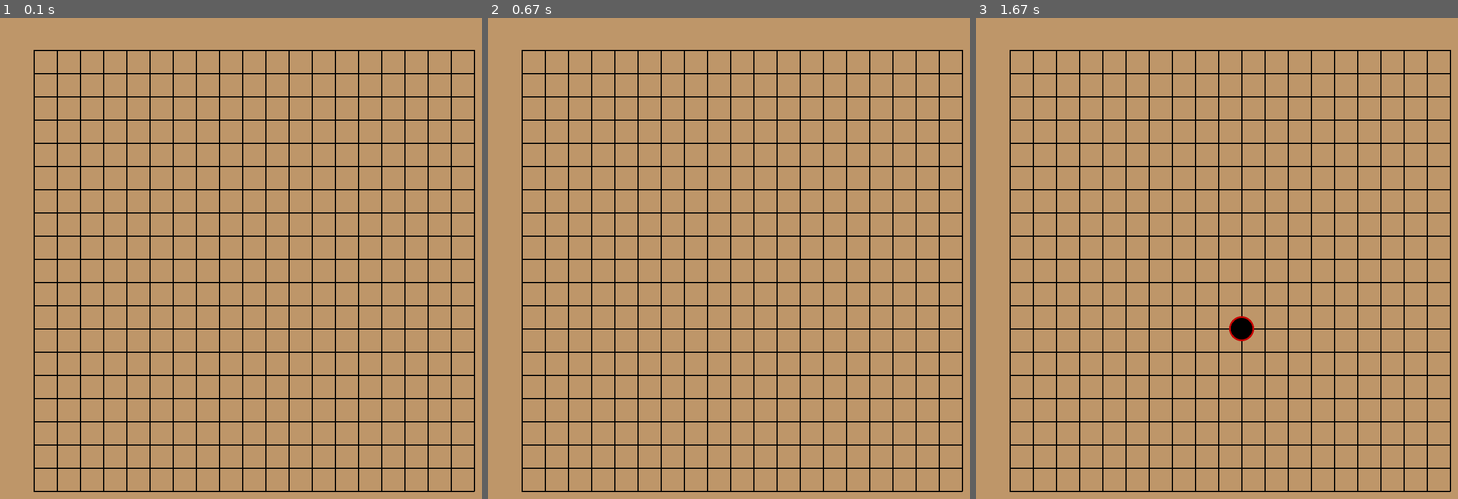
Above: before the commit, frames 1-3 (left to right).
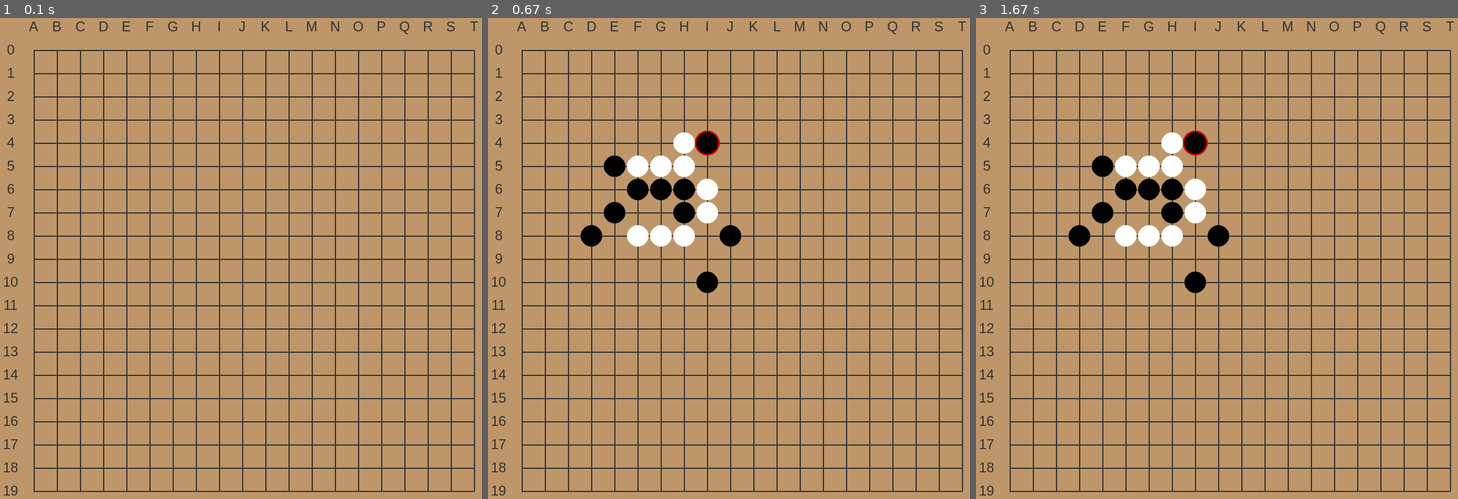
Above: after the commit, the same moments.

Repository: Niria/gomoku
Game: pygame game, started from src/index.py
Same seed, same stepped clock (60 frames per second), same inputs: the game is played once before the commit and once after it.
Inputs (mouse positions are in pixels of both pictures, inside the frame that each line leads up to):
- Up to frame 1 (0.1 s): no input
- Up to frame 2 (0.67 s): tap 1 at 0.33 s
- Up to frame 3 (1.67 s): click (1250, 330) at 1.28 s

The runs differ from the first frame. In frame 1, 9.3% of the frame differs, in the area x 0-100%, y 0-100%; in frame 2, 12%; in frame 3, 12%.

Commit message:
Add features for demo, add ai vs ai mode
Stored game states can now be loaded. Added AI vs AI mode for longer game demos.

Diff:
--- a/src/gomoku.py
+++ b/src/gomoku.py
@@ -2,6 +2,7 @@
 from gomoku_ai import GomokuAI
 from pygame_ui import PygameUI
 
+from stored_gamestates import GAME_STATES
 
 class Gomoku:
     def __init__(self, size: int=20, player_starts: bool=True):
@@ -29,16 +30,32 @@
             game_over = False
             self.ui.display_board(self.gameboard)
 
+            ai_match = False
+
             while not game_over:
-                if self.players_turn:
-                    col, row = self.ui.get_player_move(self.gameboard)
+                if self.players_turn and not ai_match:
+                    move = self.ui.get_player_move(self.gameboard)
+                    if isinstance(move, str):
+                        if move == "reset":
+                            self._reset()
+                            game_over = True
+                            continue
+                        elif move == "AI_match":
+                            ai_match = True
+                        elif move.startswith("game_"):
+                            key = move.split("_")[1]
+                            self.load_game(key)
+                        continue
+
+                    col, row = move
                     self.gameboard.move(col, row, Marker.PLAYER)
 
                 else:
                     board_copy = self.gameboard.clone_board()
                     candidates_copy = self.candidates.copy()
-                    col, row = self.ui.get_ai_move(board_copy, self.ai, candidates_copy)
-                    self.gameboard.move(col, row, Marker.AI)
+                    curr_marker = Marker.PLAYER if self.players_turn else Marker.AI
+                    col, row = self.ui.get_ai_move(board_copy, self.ai, candidates_copy, curr_marker)
+                    self.gameboard.move(col, row, curr_marker)
 
                 if self.gameboard.win_state():
                     winner = Marker.PLAYER if self.players_turn else Marker.AI
@@ -63,3 +80,23 @@
                     print(self.gameboard)
                 self.players_turn = not self.players_turn
                 print(f"history: {self.gameboard.move_history}")
+
+    def load_game(self, state_key: str) -> None:
+        """
+        Loads a game state from stored_gamestates.py.
+        :param state_key:
+        :return:
+        """
+        if state_key not in GAME_STATES:
+            return
+
+        self._reset()
+        moves = GAME_STATES[state_key]["moves"]
+
+        print(moves[0])
+        for col, row, marker in moves:
+            self.gameboard.move(col, row, marker)
+            self.gameboard.update_candidates(self.candidates, col, row)
+
+        self.players_turn = GAME_STATES[state_key]["turn"] == Marker.PLAYER
+        self.ui.display_board(self.gameboard)
--- a/src/gomoku_ai.py
+++ b/src/gomoku_ai.py
@@ -15,7 +15,7 @@
         self.best_move_before_timeout = None
         self.history_table = {}
 
-    def find_ai_move(self, gameboard: GameBoard, candidates: set[Move],
+    def find_ai_move(self, gameboard: GameBoard, candidates: set[Move], marker: Marker,
                      turn_time_limit=10.0) -> Move:
         """
         Initiates the minimax with alpha-beta pruning
@@ -33,23 +33,32 @@
         self.history_table = {}
 
         if not candidates_copy:
-            return 9, 9
+            center = gameboard.size // 2
+            return center, center
+
+        maximizing = marker == Marker.AI
 
         for depth in range (1,50):
             try:
                 GomokuAI.minimax.calls = 0
                 self.best_move_before_timeout = None
 
-                value, move = self.minimax(gameboard, alpha, beta, True, candidates_copy,
+                value, move = self.minimax(gameboard, alpha, beta, maximizing, candidates_copy,
                                            0, depth, start_time, turn_time_limit,
                                            depth)
 
                 best_move = move
                 print(f"Depth: {depth} done, best move: {best_move}, minimax calls: {GomokuAI.minimax.calls}")
 
-                if value >= gameboard.OPEN_FOUR * 0.8:
-                    print(f"Open four found, value: {value} move: {best_move}")
-                    break
+                value_threshold = gameboard.OPEN_FOUR * 0.8
+                if maximizing:
+                    if value >= value_threshold:
+                        print(f"Open four found, value: {value} move: {best_move}")
+                        break
+                else:
+                    if value <= -value_threshold:
+                        print(f"Open four found, value: {value} move: {best_move}")
+                        break
 
             except Timeout:
                 if self.best_move_before_timeout:
--- a/src/pygame_ui.py
+++ b/src/pygame_ui.py
@@ -10,6 +10,9 @@
 class PygameUI:
     COLOR_WHITE = (255, 255, 255)
     COLOR_BLACK = (0, 0, 0)
+    COLOR_RECENT_PLAY = (200, 0, 0)
+    GRID_COLOR = (50, 50, 50)
+    LABEL_COLOR = (50, 50, 50)
 
     def __init__(self, size=20):
         pygame.init()
@@ -37,19 +40,38 @@
         """
         self.display.fill(self.background_colour)
         self._draw_grid()
+        self._draw_labels()
         self._draw_markers(gameboard)
 
 
     def _draw_grid(self) -> None:
         """
         Draws the gridlines.
-        :return:
         """
         for i in range(self.board_size):
             pos = i * self.grid_width
             offset = self.grid_width // 2 + self.board_padding
-            pygame.draw.line(self.display, (0,0,0), (offset, pos+offset), (self.display_width-offset, pos+offset), 2)
-            pygame.draw.line(self.display, (0,0,0), (pos+offset, offset), (pos+offset, self.display_height-offset), 2)
+            pygame.draw.line(self.display, self.GRID_COLOR, (offset, pos+offset),
+                             (self.display_width-offset, pos+offset), 2)
+            pygame.draw.line(self.display, self.GRID_COLOR, (pos+offset, offset),
+                             (pos+offset, self.display_height-offset), 2)
+
+    def _draw_labels(self) -> None:
+        """
+        Draws the row and column label numbers/letters.
+        """
+        for i in range(self.board_size):
+            pos = i * self.grid_width + self.grid_width // 2 + self.board_padding
+
+            col_char = chr(ord("A") + i)
+            label_text = self.font.render(col_char, True, self.LABEL_COLOR)
+            label_rect = label_text.get_rect(center=(pos, self.board_padding // 2))
+            self.display.blit(label_text, label_rect)
+
+            row_char = str(i)
+            label_text = self.font.render(row_char, True, self.LABEL_COLOR)
+            label_rect = label_text.get_rect(center=(self.board_padding // 2, pos))
+            self.display.blit(label_text, label_rect)
 
     def _draw_markers(self, gameboard: GameBoard) -> None:
         """
@@ -65,10 +87,9 @@
                     y = row * self.grid_width + self.grid_width // 2 + self.board_padding
 
                     if (col, row) == gameboard.move_history[-1]:
-                        gfxdraw.aacircle(self.display, x, y, self.marker_size//2+3, (200, 0, 0))
-                        gfxdraw.filled_circle(self.display, x, y, self.marker_size//2+3, (200, 0, 0))
-
-                    # color = self.COLORS[marker]
+                        gfxdraw.aacircle(self.display, x, y, self.marker_size//2+3, self.COLOR_RECENT_PLAY)
+                        gfxdraw.filled_circle(self.display, x, y, self.marker_size//2+3, self.COLOR_RECENT_PLAY)
+
                     color = self.marker_colours[marker]
                     gfxdraw.aacircle(self.display, x, y, self.marker_size//2, color)
                     gfxdraw.filled_circle(self.display, x, y, self.marker_size//2, color)
@@ -83,7 +104,7 @@
         self._draw_board(gameboard)
         pygame.display.flip()
 
-    def get_player_move(self, gameboard: GameBoard) -> Move:
+    def get_player_move(self, gameboard: GameBoard) -> Move | str:
         """
         Gets the player's next move. Returns the move the player clicks a valid empty space on the board.
         :param gameboard: Instance of GameBoard
@@ -96,6 +117,34 @@
                     pygame.quit()
                     sys.exit(0)
 
+                if event.type == pygame.KEYDOWN:
+                    if event.key == pygame.K_r:
+                        return "reset"
+                    if event.key == pygame.K_v:
+                        return "AI_match"
+                    if event.key == pygame.K_1:
+                        return "game_1"
+                    if event.key == pygame.K_2:
+                        return "game_2"
+                    if event.key == pygame.K_3:
+                        return "game_3"
+                    if event.key == pygame.K_4:
+                        return "game_4"
+                    if event.key == pygame.K_5:
+                        return "game_5"
+                    if event.key == pygame.K_6:
+                        return "game_6"
+                    if event.key == pygame.K_7:
+                        return "game_7"
+                    if event.key == pygame.K_8:
+                        return "game_8"
+                    if event.key == pygame.K_9:
+                        return "game_9"
+                    if event.key == pygame.K_0:
+                        return "game_0"
+                    if event.key == pygame.K_PLUS:
+                        return "game_+"
+
                 if event.type == pygame.MOUSEBUTTONDOWN and event.button == 1:
                     x, y = pygame.mouse.get_pos()
                     col = (x - self.board_padding) // self.grid_width
@@ -106,7 +155,8 @@
                     else:
                         print(f"Invalid move! {col}, {row}")
 
-    def get_ai_move(self, gameboard: GameBoard, ai: GomokuAI, candidates: set[Move]) -> Move:
+    def get_ai_move(self, gameboard: GameBoard, ai: GomokuAI, candidates: set[Move],
+                    marker: Marker) -> Move:
         """
         Gets the AI's next move. Starts a new thread for running the AI to
         prevent pygame from freezing.
@@ -116,7 +166,8 @@
         :return: AI's next move
         """
         ai_move = []
-        thread = threading.Thread(target=self._ai_thread, args=(gameboard, ai, candidates, ai_move))
+        thread = threading.Thread(target=self._ai_thread, args=(gameboard, ai, candidates,
+                                                                ai_move, marker))
         thread.daemon = True
         thread.start()
 
@@ -126,7 +177,8 @@
 
         return ai_move[0]
 
-    def _ai_thread(self, gameboard: GameBoard, ai: GomokuAI, candidates: set[Move], move: list[Move]) -> None:
+    def _ai_thread(self, gameboard: GameBoard, ai: GomokuAI, candidates: set[Move],
+                   move: list[Move], marker: Marker) -> None:
         """
         Helper method for running find_ai_move in a thread.
         :param gameboard: Instance of GameBoard
@@ -134,7 +186,7 @@
         :param candidates: Set of candidate moves
         :param move: Mutable list for storing the result
         """
-        move.append(ai.find_ai_move(gameboard, candidates))
+        move.append(ai.find_ai_move(gameboard, candidates, marker))
 
     def show_winner(self, gameboard: GameBoard, winner: Marker) -> Optional[bool]:
         """
@@ -145,9 +197,11 @@
         """
         self.display_board(gameboard)
         restart_st = " Press R to restart, Q to quit"
-        player_st = "Player won!" if winner == Marker.PLAYER else "AI won!"
+        player_st = "Black won!" if winner == Marker.PLAYER else "White won!"
         game_over_text = self.font.render(player_st+restart_st, True, (0,0,0))
-        self.display.blit(game_over_text, (self.board_padding, self.board_padding//2))
+        game_over_rect = game_over_text.get_rect(center=(self.display_width // 2,
+                                                         self.display_height - self.board_padding // 2))
+        self.display.blit(game_over_text, game_over_rect)
         pygame.display.flip()
 
         while True:
--- /dev/null
+++ b/src/stored_gamestates.py
@@ -0,0 +1,121 @@
+from game_board import Marker
+
+GAME_STATES = {
+    "1": {
+        "name": "AI wins in 5 turns",
+        "moves": [
+            (7, 4, Marker.AI), (5, 5, Marker.AI), (6, 5, Marker.AI),
+            (7, 5, Marker.AI), (8, 6, Marker.AI), (8, 7, Marker.AI),
+            (5, 8, Marker.AI), (6, 8, Marker.AI), (7, 8, Marker.AI),
+            (9, 8, Marker.PLAYER), (4, 5, Marker.PLAYER), (5, 6, Marker.PLAYER),
+            (6, 6, Marker.PLAYER), (7, 6, Marker.PLAYER), (4, 7, Marker.PLAYER),
+            (8, 10, Marker.PLAYER), (7, 7, Marker.PLAYER), (3, 8, Marker.PLAYER),
+            (8, 4, Marker.PLAYER)
+        ],
+        "turn": Marker.AI
+    },
+    "2": {
+        "name": "Double open three",
+        "moves": [
+            (10, 8, Marker.AI), (10, 9, Marker.AI),
+            (8, 10, Marker.AI), (9, 10, Marker.AI),
+            (5, 5, Marker.PLAYER), (5, 6, Marker.PLAYER), (15, 15, Marker.PLAYER)
+        ],
+        "turn": Marker.AI
+    },
+    "3": {
+        "name": "Ignore Threat and go for win",
+        "moves": [
+            (4, 4, Marker.PLAYER), (5, 5, Marker.PLAYER), (6, 6, Marker.PLAYER),
+
+            (10, 10, Marker.AI), (11, 10, Marker.AI), (12, 10, Marker.AI),
+            (9, 10, Marker.PLAYER)
+        ],
+        "turn": Marker.AI
+    },
+    "4": {
+        "name": "Forced Block",
+        "moves": [
+            (5, 5, Marker.PLAYER), (6, 5, Marker.PLAYER), (7, 5, Marker.PLAYER),
+            (8, 5, Marker.PLAYER),
+            (4, 5, Marker.AI)
+        ],
+        "turn": Marker.AI
+    },
+    "5": {
+        "name": "AI expands open three aggressively over blocking player",
+        "moves": [
+            (2, 2, Marker.AI), (3, 2, Marker.AI),
+            (10, 8, Marker.PLAYER), (10, 9, Marker.PLAYER),
+            (8, 10, Marker.PLAYER), (9, 10, Marker.PLAYER)
+      ],
+        "turn": Marker.AI
+    },
+    "6": {
+        "name": "AI blocks left side not right",
+        "moves": [
+            (6, 6, Marker.PLAYER), (7, 6, Marker.PLAYER), (8, 6, Marker.PLAYER),
+            (5, 5, Marker.PLAYER), (5, 7, Marker.PLAYER),
+            (15, 15, Marker.AI)
+        ],
+        "turn": Marker.AI
+    },
+    "7": {
+        "name": "Difficult to defend against AI",
+        "moves": [
+            (5, 5, Marker.AI), (7, 5, Marker.AI), (8, 6, Marker.AI),
+            (6, 6, Marker.AI),
+
+            (6, 5, Marker.PLAYER), (9, 7, Marker.PLAYER),
+            (8, 8, Marker.PLAYER), (7, 6, Marker.PLAYER)
+        ],
+        "turn": Marker.AI
+    },
+    "8": {
+        "name": "Late game win 1",
+        "moves": [(9, 9, Marker.PLAYER), (8, 8, Marker.AI), (8, 10, Marker.PLAYER),
+                  (10, 8, Marker.AI), (7, 9, Marker.PLAYER), (9, 8, Marker.AI),
+                  (7, 8, Marker.PLAYER), (11, 8, Marker.AI), (12, 8, Marker.PLAYER),
+                  (10, 9, Marker.AI), (10, 10, Marker.PLAYER), (11, 10, Marker.AI),
+                  (12, 11, Marker.PLAYER), (11, 9, Marker.AI), (11, 11, Marker.PLAYER),
+                  (12, 7, Marker.AI), (12, 12, Marker.PLAYER), (13, 13, Marker.AI),
+                  (12, 10, Marker.PLAYER), (12, 9, Marker.AI), (12, 13, Marker.PLAYER),
+                  (12, 14, Marker.AI), (9, 10, Marker.PLAYER)],
+        "turn": Marker.AI
+    },
+    "9": {
+        "name": "Late game win 2",
+        "moves": [(9, 9, Marker.PLAYER), (8, 8, Marker.AI), (8, 10, Marker.PLAYER),
+                  (10, 8, Marker.AI), (7, 9, Marker.PLAYER), (9, 8, Marker.AI),
+                  (7, 8, Marker.PLAYER), (11, 8, Marker.AI), (12, 8, Marker.PLAYER),
+                  (10, 9, Marker.AI), (10, 10, Marker.PLAYER), (11, 10, Marker.AI),
+                  (12, 11, Marker.PLAYER), (11, 9, Marker.AI), (11, 11, Marker.PLAYER),
+                  (12, 7, Marker.AI), (12, 12, Marker.PLAYER), (13, 13, Marker.AI),
+                  (12, 10, Marker.PLAYER), (12, 9, Marker.AI), (12, 13, Marker.PLAYER),
+                  (12, 14, Marker.AI), (9, 10, Marker.PLAYER), (11, 6, Marker.AI),
+                  (11, 7, Marker.PLAYER), (14, 9, Marker.AI)],
+        "turn": Marker.PLAYER
+    },
+    "0": {
+        "name": "Late game black AI win 1",
+        "moves": [(10, 10, Marker.PLAYER), (9, 11, Marker.AI), (8, 10, Marker.PLAYER),
+                  (9, 10, Marker.AI), (9, 9, Marker.PLAYER), (11, 11, Marker.AI),
+                  (8, 9, Marker.PLAYER), (13, 11, Marker.AI), (10, 11, Marker.PLAYER),
+                  (10, 8, Marker.AI), (7, 9, Marker.PLAYER), (10, 9, Marker.AI),
+                  (8, 11, Marker.PLAYER), (8, 12, Marker.AI), (7, 10, Marker.PLAYER),
+                  (9, 12, Marker.AI)],
+        "turn": Marker.PLAYER
+    },
+    "+": {
+        "name": "Late game black AI win 2",
+        "moves": [(14, 3, Marker.PLAYER), (13, 4, Marker.AI), (14, 5, Marker.PLAYER),
+                  (14, 4, Marker.AI), (15, 4, Marker.PLAYER), (13, 2, Marker.AI),
+                  (15, 5, Marker.PLAYER), (13, 5, Marker.AI), (13, 6, Marker.PLAYER),
+                  (16, 3, Marker.AI), (15, 3, Marker.PLAYER), (15, 2, Marker.AI),
+                  (14, 6, Marker.PLAYER), (15, 7, Marker.AI), (16, 4, Marker.PLAYER),
+                  (13, 7, Marker.AI), (12, 6, Marker.PLAYER), (11, 6, Marker.AI),
+                  (16, 6, Marker.PLAYER), (15, 6, Marker.AI), (17, 6, Marker.PLAYER),
+                  (13, 3, Marker.AI), (13, 1, Marker.PLAYER)],
+        "turn": Marker.AI
+    }
+}
--- a/src/tests/gomoku_ai_test.py
+++ b/src/tests/gomoku_ai_test.py
@@ -18,77 +18,77 @@
     def test_AI_detects_horizontal_win(self):
         moves = [(5,5, Marker.AI), (6,5,Marker.AI), (7,5,Marker.AI), (8,5,Marker.AI)]
         self.setup_board(moves)
-        move = self.ai.find_ai_move(self.gameboard, self.candidates, 2)
+        move = self.ai.find_ai_move(self.gameboard, self.candidates, Marker.AI, 2)
         self.assertIn(move, [(4,5), (9,5)])
 
     def test_AI_detects_vertical_win(self):
         moves = [(5,5,Marker.AI), (5,6,Marker.AI), (5,7,Marker.AI), (5,8,Marker.AI)]
         self.setup_board(moves)
-        move = self.ai.find_ai_move(self.gameboard, self.candidates, 2)
+        move = self.ai.find_ai_move(self.gameboard, self.candidates, Marker.AI, 2)
         self.assertIn(move, [(5,4), (5,9)])
 
     def test_AI_detects_diagonal_win(self):
         moves = [(5,5,Marker.AI), (6,6,Marker.AI), (7,7,Marker.AI), (8,8,Marker.AI)]
         self.setup_board(moves)
-        move = self.ai.find_ai_move(self.gameboard, self.candidates, 2)
+        move = self.ai.find_ai_move(self.gameboard, self.candidates, Marker.AI, 2)
         self.assertIn(move, [(4,4), (9,9)])
 
     def test_AI_detects_reverse_diagonal_win(self):
         moves = [(5,5,Marker.AI), (4,6,Marker.AI), (3,7,Marker.AI), (2,8,Marker.AI)]
         self.setup_board(moves)
-        move = self.ai.find_ai_move(self.gameboard, self.candidates, 2)
+        move = self.ai.find_ai_move(self.gameboard, self.candidates, Marker.AI, 2)
         self.assertIn(move, [(6,4), (1,9)])
 
     def test_AI_blocks_player_blocked_four(self):
         moves = [(5,5,Marker.PLAYER), (6,5,Marker.PLAYER), (7,5,Marker.PLAYER), (8,5,Marker.PLAYER),
                  (9,5,Marker.AI)]
         self.setup_board(moves)
-        move = self.ai.find_ai_move(self.gameboard, self.candidates, 2)
+        move = self.ai.find_ai_move(self.gameboard, self.candidates, Marker.AI, 2)
         self.assertEqual(move, (4,5))
 
     def test_AI_blocks_player_open_three(self):
         moves = [(5,5,Marker.PLAYER), (6,5,Marker.PLAYER), (7,5,Marker.PLAYER)]
         self.setup_board(moves)
-        move = self.ai.find_ai_move(self.gameboard, self.candidates, 1)
+        move = self.ai.find_ai_move(self.gameboard, self.candidates, Marker.AI, 1)
         self.assertIn(move, [(4,5), (8,5)])
 
     def test_AI_blocks_player_split_three(self):
         moves = [(5,5,Marker.PLAYER), (6,5,Marker.PLAYER), (8,5,Marker.PLAYER)]
         self.setup_board(moves)
-        move = self.ai.find_ai_move(self.gameboard, self.candidates, 1)
+        move = self.ai.find_ai_move(self.gameboard, self.candidates, Marker.AI, 1)
         self.assertIn(move, [(4,5), (7,5), (9,5)])
 
     def test_AI_picks_win_over_block(self):
         moves = [(5,5,Marker.PLAYER), (6,5,Marker.PLAYER), (7,5,Marker.PLAYER), (8,5,Marker.PLAYER),
                  (5,7,Marker.AI), (6,7,Marker.AI), (7,7,Marker.AI), (8,7,Marker.AI)]
         self.setup_board(moves)
-        move = self.ai.find_ai_move(self.gameboard, self.candidates, 2)
+        move = self.ai.find_ai_move(self.gameboard, self.candidates, Marker.AI, 2)
         self.assertIn(move, [(4,7), (9,7)])
 
     def test_AI_blocks_open_three_over_making_own(self):
         moves = [(5,5,Marker.PLAYER), (6,5,Marker.PLAYER), (7,5,Marker.PLAYER),
                  (5,7,Marker.AI), (6,7,Marker.AI)]
         self.setup_board(moves)
-        move = self.ai.find_ai_move(self.gameboard, self.candidates, 2)
+        move = self.ai.find_ai_move(self.gameboard, self.candidates, Marker.AI, 2)
         self.assertIn(move, [(4,5), (8,5)])
 
     def test_AI_makes_open_four_over_blocked_four(self):
         moves = [(5,5,Marker.AI), (6,5,Marker.AI), (7,5,Marker.AI), (8,5,Marker.PLAYER),
                  (5,7,Marker.AI), (6,7,Marker.AI), (7,7,Marker.AI)]
         self.setup_board(moves)
-        move = self.ai.find_ai_move(self.gameboard, self.candidates, 2)
+        move = self.ai.find_ai_move(self.gameboard, self.candidates, Marker.AI, 2)
         self.assertIn(move, [(4,7), (8,7)])
 
     def test_AI_does_not_pick_winning_move_outside_board(self):
         moves = [(0,5,Marker.AI), (1,5,Marker.AI), (2,5,Marker.AI), (3,5,Marker.AI)]
         self.setup_board(moves)
-        move = self.ai.find_ai_move(self.gameboard, self.candidates, 2)
+        move = self.ai.find_ai_move(self.gameboard, self.candidates, Marker.AI, 2)
         self.assertEqual(move, (4,5))
 
     def test_AI_does_not_pick_blocking_move_outside_board(self):
         moves = [(0,0,Marker.PLAYER), (1,1,Marker.PLAYER), (2,2,Marker.PLAYER), (3,3,Marker.PLAYER)]
         self.setup_board(moves)
-        move = self.ai.find_ai_move(self.gameboard, self.candidates, 2)
+        move = self.ai.find_ai_move(self.gameboard, self.candidates, Marker.AI,2)
         self.assertEqual(move, (4,4))
 
     def test_AI_finds_win_at_depth_5(self):
@@ -128,17 +128,17 @@
                  (8,4,Marker.PLAYER)]
         self.setup_board(moves)
 
-        mv1 = self.ai.find_ai_move(self.gameboard, self.candidates, 10.0)
+        mv1 = self.ai.find_ai_move(self.gameboard, self.candidates, Marker.AI, 10.0)
         self.assertEqual(mv1, (8,5))
 
         self.setup_board([(8,5,Marker.AI), (9,5,Marker.PLAYER)])
 
-        mv2 = self.ai.find_ai_move(self.gameboard, self.candidates, 10.0)
+        mv2 = self.ai.find_ai_move(self.gameboard, self.candidates, Marker.AI, 10.0)
         self.assertEqual(mv2, (8,8))
 
         self.setup_board([(8,8,Marker.AI), (8,9,Marker.PLAYER)])
 
-        mv3 = self.ai.find_ai_move(self.gameboard, self.candidates, 10.0)
+        mv3 = self.ai.find_ai_move(self.gameboard, self.candidates, Marker.AI, 10.0)
         self.assertEqual(mv3, (4,8))
 
         self.setup_board([(4,8,Marker.AI)])
